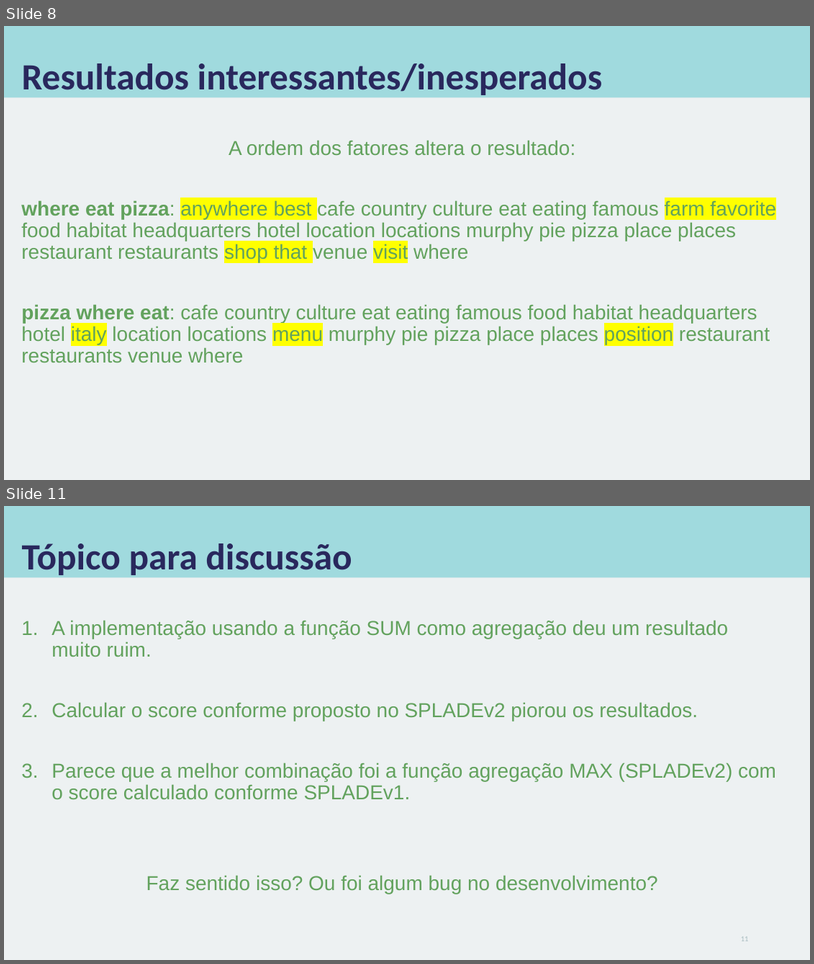
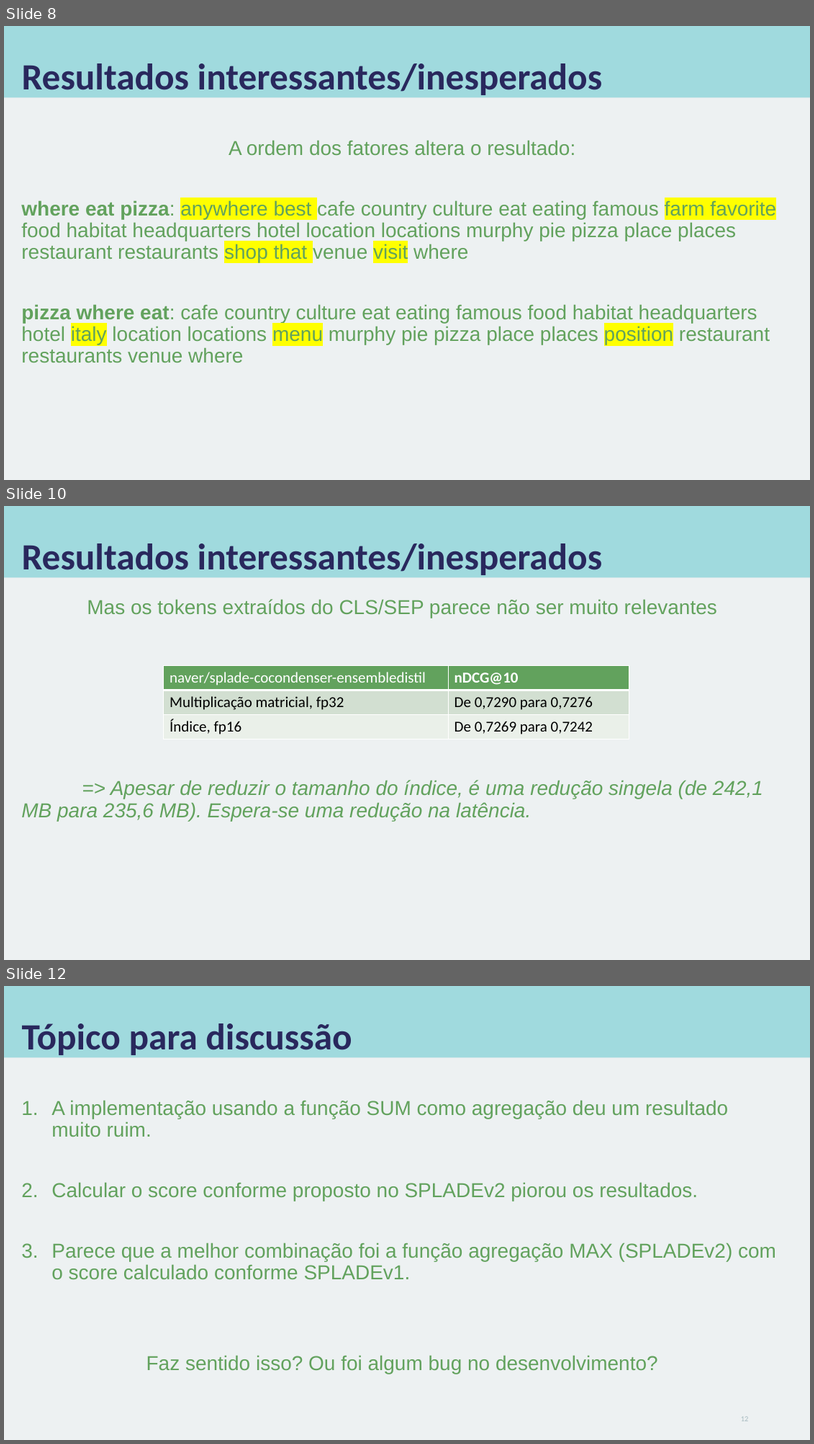
Before and after one commit to carisio/IA368-DD_deep_learning_busca, a slide deck: 7 - splade/notebook/apresentacao_splade.pptx. Shown one above the other, each under a label of ours: slides 8 and 11 before the commit, slides 8, 10 and 12 after it; the slides between them are not shown. The pictures are 814x964 and 814x1444 pixels, drawn with LibreOffice and Linux fonts; fonts in the diff are those of the drawing. Boxes give left, top, right and bottom in pixels: in the first picture for what was removed or moved away, otherwise in the second. Text is boxed around its words. In the diff, an @@ line names an element or a change of style, - is before the commit and + after.

```diff
--- a/7 - splade/notebook/apresentacao_splade.pptx
+++ b/7 - splade/notebook/apresentacao_splade.pptx
@@ slide 10 added at <box>4,506,810,960</box>, background #EDF1F2; not listed: 1 template element that a slide beside it also shows @@
@@ title added at <box>22,543,603,579</box>, 44 pt, text #29285D, bold @@
+Resultados interessantes/inesperados
@@ text added at <box>21,599,764,821</box>, 24 pt, text #62A25D, italic @@
+Mas os tokens extraídos do CLS/SEP parece não ser muito relevantes
+=> Apesar de reduzir o tamanho do índice, é uma redução singela (de 242,1 MB para 235,6 MB). Espera-se uma redução na latência.
@@ table added at <box>164,666,629,739</box>, 3 rows, 2 columns @@
+naver/splade-cocondenser-ensembledistil | nDCG@10
+Multiplicação matricial, fp32 | De 0,7290 para 0,7276
+Índice, fp16 | De 0,7269 para 0,7242
@@ what was slide 11 is now slide 12 @@
```
Also in this commit, not shown: 3 slides changed, 1 other file.
